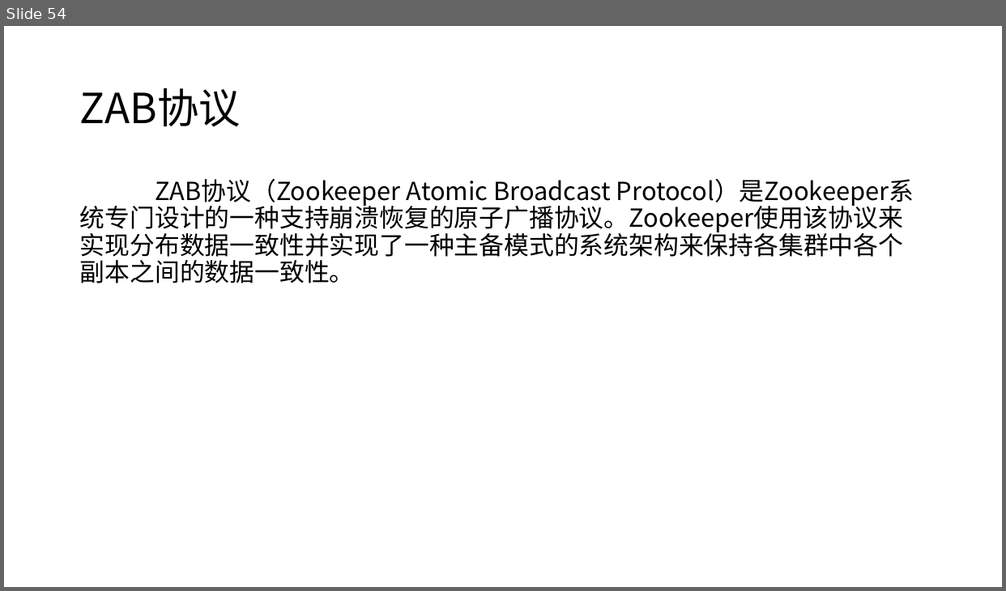
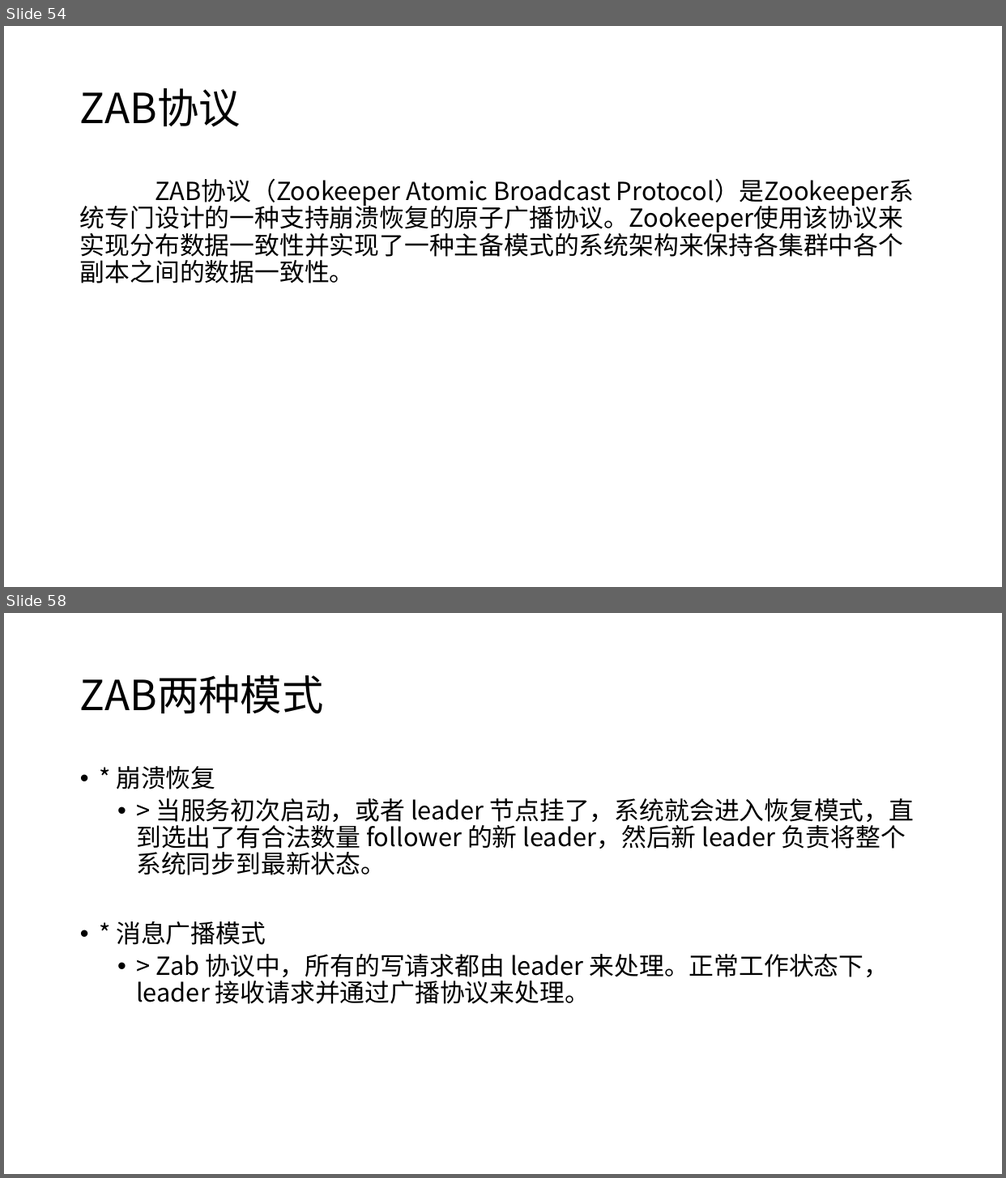
Before and after one commit to moxingwang/zookeeper, a slide deck: zookeeper.pptx. Shown one above the other, each under a label of ours: slide 54 before the commit, slides 54 and 58 after it; the slides between them are not shown. The pictures are 1006x591 and 1006x1178 pixels, drawn with LibreOffice and Linux fonts; fonts in the diff are those of the drawing. Boxes give left, top, right and bottom in pixels: in the first picture for what was removed or moved away, otherwise in the second. Text is boxed around its words. In the diff, an @@ line names an element or a change of style, - is before the commit and + after.

```diff
--- a/zookeeper.pptx
+++ b/zookeeper.pptx
@@ slide 58 added at (4, 613, 1002, 1174), background #FFFFFF @@
@@ title added at (80, 675, 324, 714), 40 pt, text #000000 @@
+ZAB两种模式
@@ text added at (116, 766, 914, 1004), 24 pt, text #000000 @@
+• * 崩溃恢复
+  • > 当服务初次启动，或者 leader 节点挂了，系统就会进入恢复模式，直到选出了有合法数量 follower 的新 leader，然后新 leader 负责将整个系统同步到最新状态。
+• * 消息广播模式
+  • > Zab 协议中，所有的写请求都由 leader 来处理。正常工作状态下，leader 接收请求并通过广播协议来处理。
```
Also in this commit, not shown: 52 other slides added, 5 slides removed.
